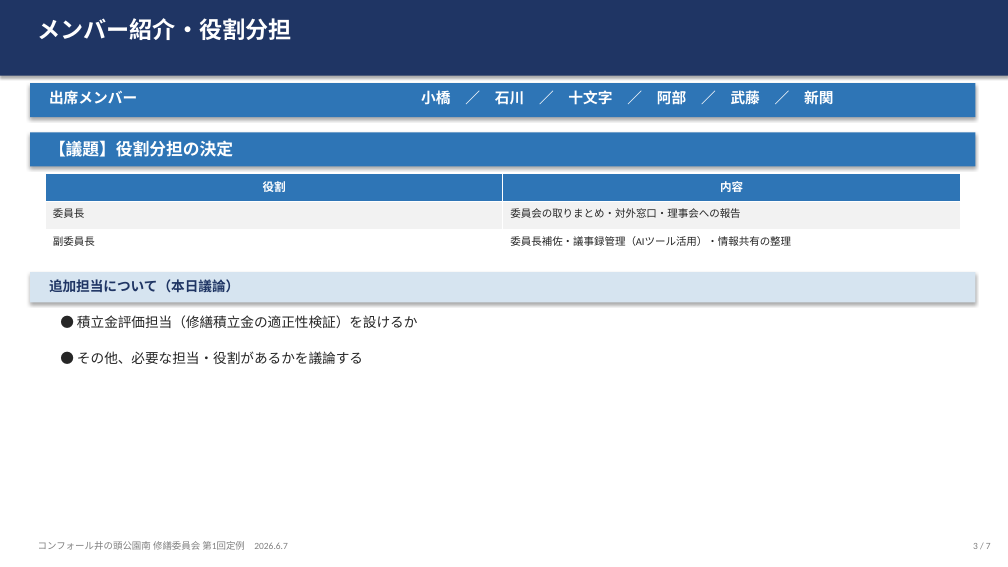
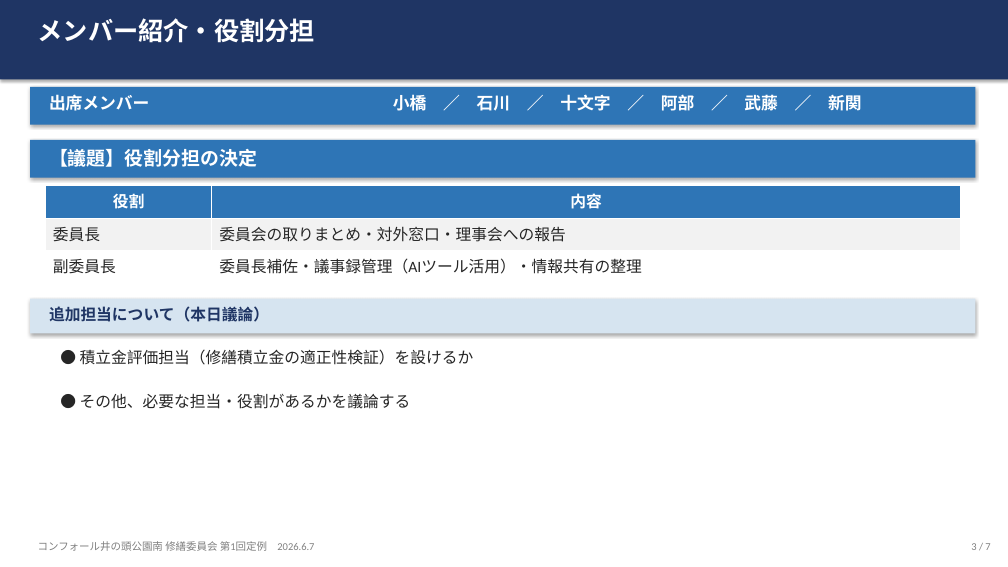
Before and after one commit to isikawa1430-hub/Ryuichi_Ishikawa_Private, a slide deck: slide 3 of notes/mansion/修繕委員会_第1回定例_キックオフ.pptx. Drawn at 1008x567 pixels with LibreOffice and Linux fonts; fonts in the diff are those of the drawing. Boxes give left, top, right and bottom in pixels: in the first picture for what was removed or moved away, otherwise in the second. Text is boxed around its words. In the diff, an @@ line names an element or a change of style, - is before the commit and + after.

```diff
--- a/notes/mansion/修繕委員会_第1回定例_キックオフ.pptx
+++ b/notes/mansion/修繕委員会_第1回定例_キックオフ.pptx
@@ text "メンバー紹介・役割分担" at (38, 18, 315, 43): size 22 to 24 pt @@
@@ rectangle: place and size @@
-rectangle at (30, 83, 975, 117)
+rectangle at (30, 87, 975, 125)
@@ text "出席メンバー" at (49, 94, 149, 111): size 14 to 16 pt @@
@@ text "小橋 ／ 石川 ／ 十文字 ..." at (393, 92, 862, 114): size 14 to 16 pt @@
@@ rectangle: place and size @@
-rectangle at (30, 132, 975, 166)
+rectangle at (30, 140, 975, 178)
@@ text "【議題】役割分担の決定": place and size @@
-text "【議題】役割分担の決定" at (49, 140, 233, 157)
+text "【議題】役割分担の決定" at (49, 149, 257, 167)
@@ text "【議題】役割分担の決定" at (49, 149, 257, 167): size 16 to 18 pt @@
@@ table at (45, 185, 960, 284) @@
@@ size 11 to 15 pt in "役割", "内容" @@
@@ size 10 to 15 pt @@
@@ table: place and size @@
-table at (45, 174, 960, 257)
+table at (45, 185, 960, 284)
@@ rectangle: place and size @@
-rectangle at (30, 272, 975, 302)
+rectangle at (30, 299, 975, 333)
@@ text "追加担当について（本日議論）": place and size @@
-text "追加担当について（本日議論）" at (49, 279, 239, 293)
+text "追加担当について（本日議論）" at (49, 306, 269, 322)
@@ text "● 積立金評価担当（修繕積立金の適正性検証）を設けるか": place and size @@
-text "● 積立金評価担当（修繕積立金の適正性検証）を設けるか" at (77, 315, 418, 328)
+text "● 積立金評価担当（修繕積立金の適正性検証）を設けるか" at (80, 349, 474, 365)
@@ size 13 to 15 pt in 3 elements at (49, 306, 269, 322), (80, 349, 474, 365), (80, 393, 411, 409) @@
@@ text "● その他、必要な担当・役割があるかを議論する": place and size @@
-text "● その他、必要な担当・役割があるかを議論する" at (77, 351, 363, 364)
+text "● その他、必要な担当・役割があるかを議論する" at (80, 393, 411, 409)
@@ text "コンフォール井の頭公園南 修繕委員会 第1回定例 2026.6.7" at (38, 541, 314, 551): size 9 to 10 pt @@
@@ text "3 / 7" at (971, 543, 990, 550): size 9 to 10 pt @@
```
Also in this commit, not shown: 6 other slides changed, 1 other file.
